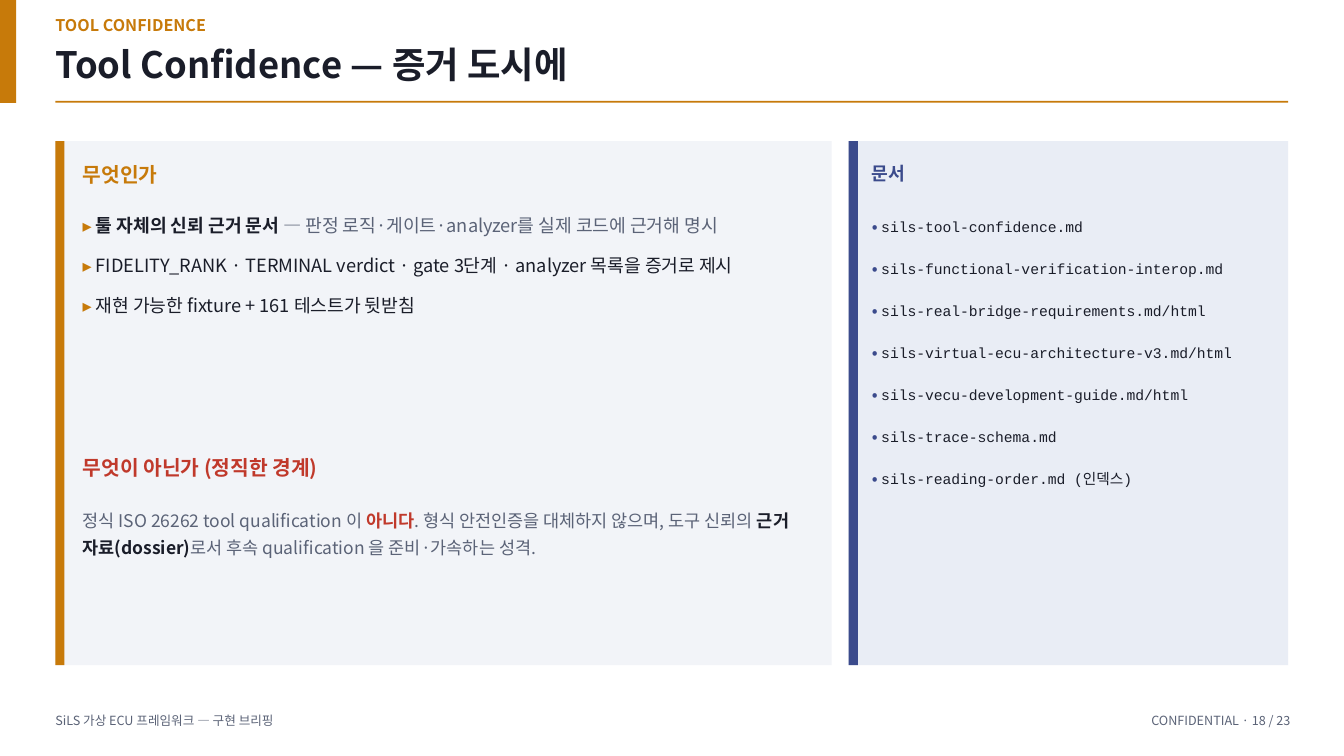
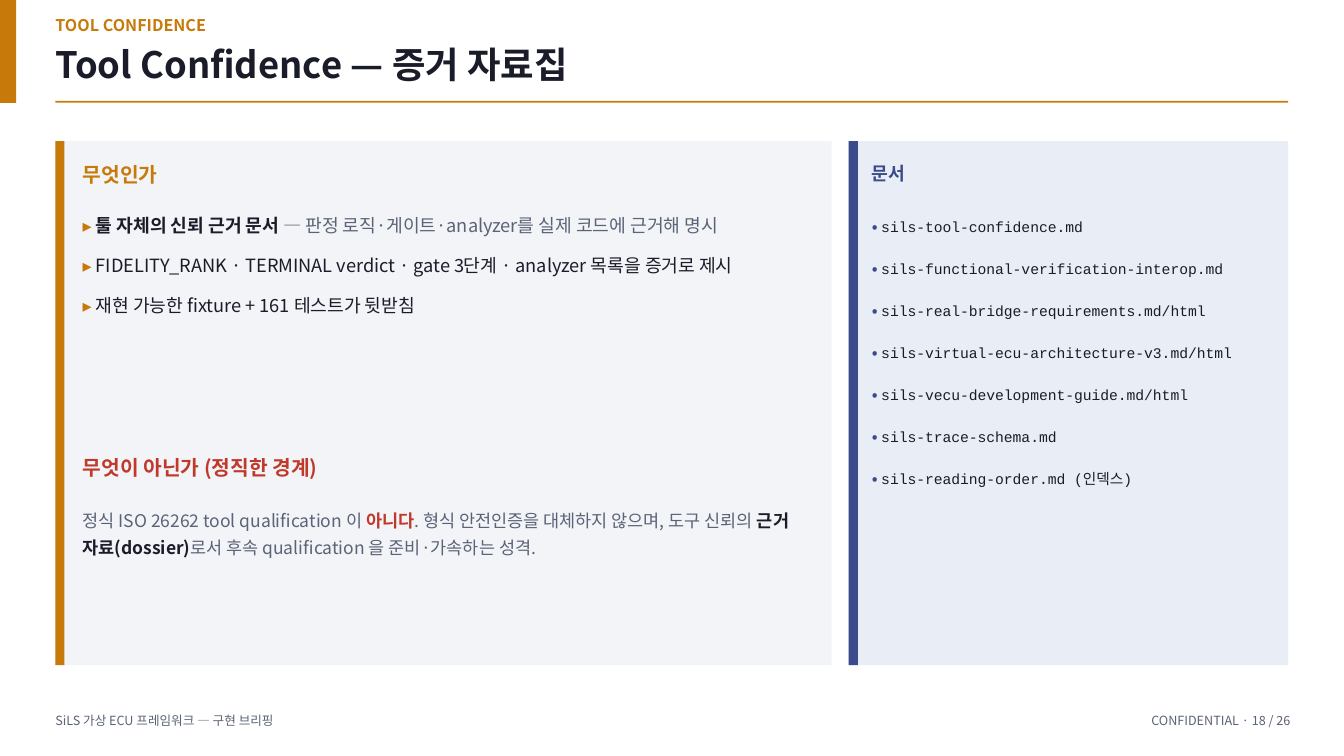
Before and after one commit to OSS-TEST-GROUP/oss_multisw_framework, a slide deck: slide 18 of docs/sils-implementation-brief.pptx. Drawn at 1344x756 pixels with LibreOffice and Linux fonts; fonts in the diff are those of the drawing. Boxes give left, top, right and bottom in pixels: in the first picture for what was removed or moved away, otherwise in the second. Text is boxed around its words. In the diff, an @@ line names an element or a change of style, - is before the commit and + after.

```diff
--- a/docs/sils-implementation-brief.pptx
+++ b/docs/sils-implementation-brief.pptx
@@ text at [55, 47, 567, 82]: text changed @@
-Tool Confidence — 증거 도시에
+Tool Confidence — 증거 자료집
@@ text at [1151, 715, 1290, 725]: text changed @@
-CONFIDENTIAL · 18 / 23
+CONFIDENTIAL · 18 / 26
```
Also in this commit, not shown: 19 other slides changed, 3 slides added, 3 other files.
